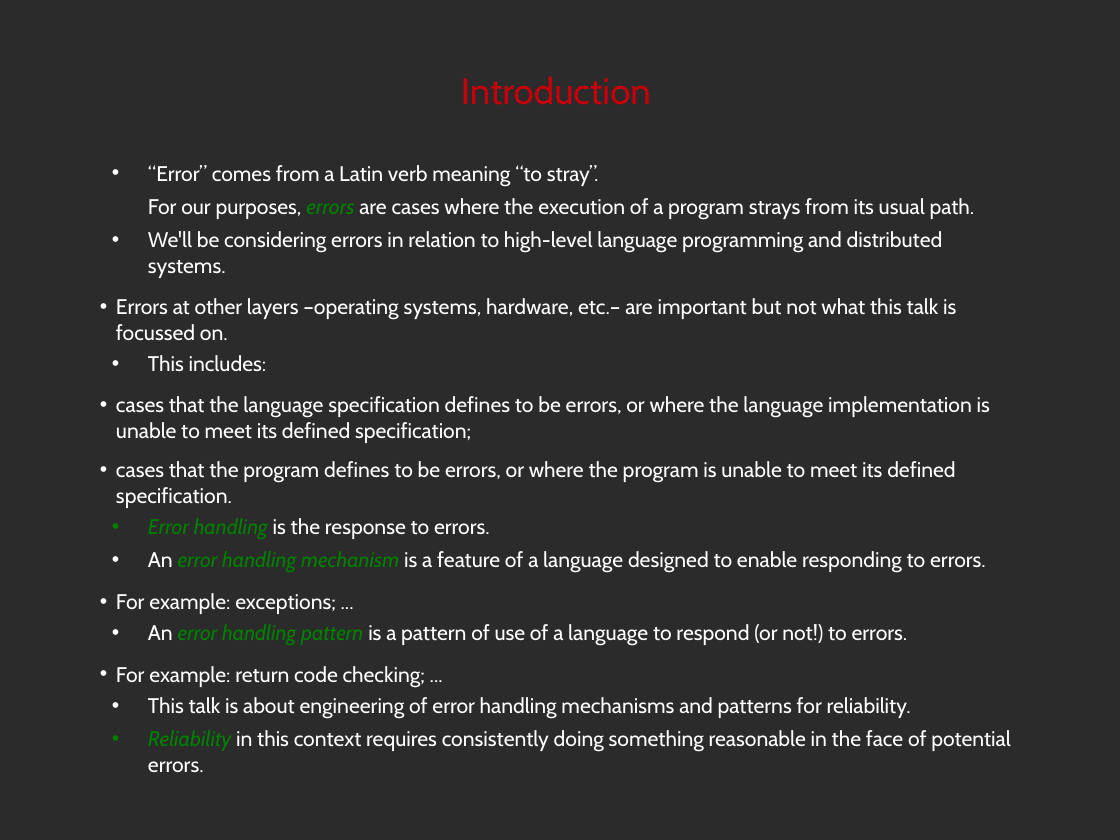
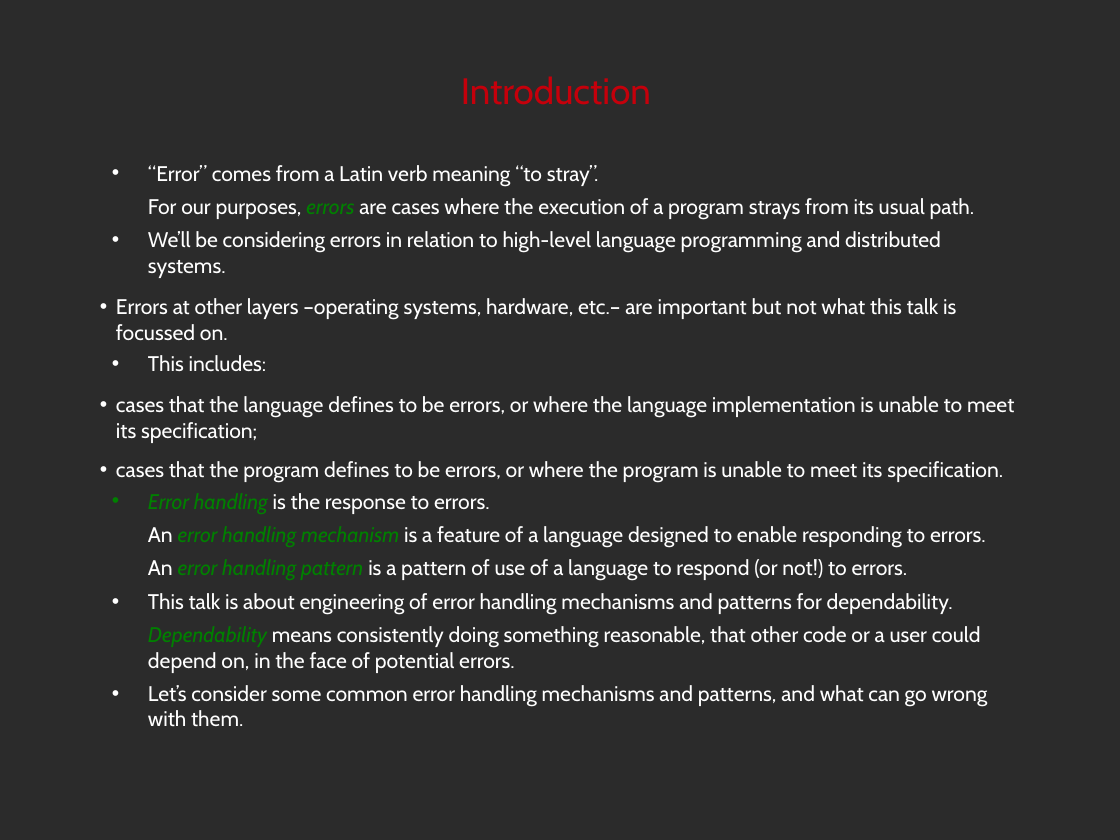
Before and after one commit to noether-lang/noether, a slide deck: slide 4 of doc/presentations/StrangeLoop2014/handling.odp. Drawn at 1120x840 pixels with LibreOffice and Linux fonts; fonts in the diff are those of the drawing; background and template pictures are left out; a plain dark background stands for a picture behind light text. Boxes give left, top, right and bottom in pixels: in the first picture for what was removed or moved away, otherwise in the second. Text is boxed around its words. In the diff, an @@ line names an element or a change of style, - is before the commit and + after.

```diff
--- a/doc/presentations/StrangeLoop2014/handling.odp
+++ b/doc/presentations/StrangeLoop2014/handling.odp
@@ text at [148,231,941,278]: text changed @@
-• We'll be considering errors in relation to high-level language programming and distributed systems.
+• We’ll be considering errors in relation to high-level language programming and distributed systems.
@@ text at [116,396,1014,483]: text changed @@
-  • cases that the language specification defines to be errors, or where the language implementation is unable to meet its defined specification;
-  • cases that the program defines to be errors, or where the program is unable to meet its defined specification.
+  • cases that the language defines to be errors, or where the language implementation is unable to meet its specification;
+  • cases that the program defines to be errors, or where the program is unable to meet its specification.
@@ text at [148,526,986,581]: bullet • to none @@
@@ text at [116,593,336,614]: paragraph removed @@
-  • For example: exceptions; ...
@@ text at [148,593,988,727]: text changed @@
-  • For example: return code checking; ...
-• This talk is about engineering of error handling mechanisms and patterns for reliability.
-• Reliability in this context requires consistently doing something reasonable in the face of potential errors.
+• This talk is about engineering of error handling mechanisms and patterns for dependability.
+Dependability means consistently doing something reasonable, that other code or a user could depend on, in the face of potential errors.
+• Let’s consider some common error handling mechanisms and patterns, and what can go wrong with them.
```
Also in this commit, not shown: 31 other slides changed, 4 slides added, 3 slides removed, 3 other files.
